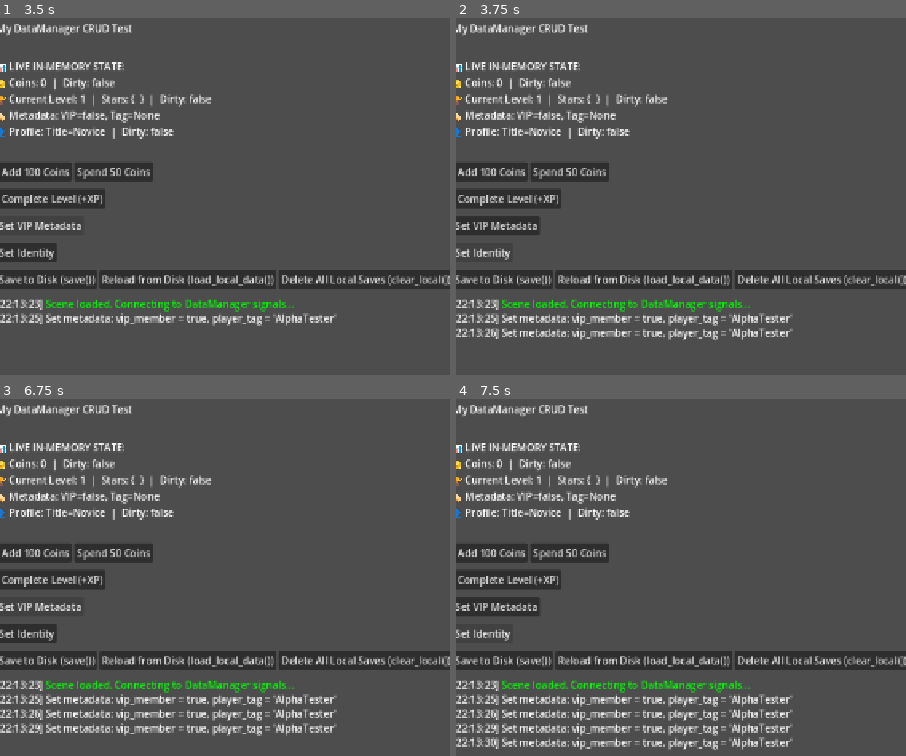
Above: before the commit, frames 1-4 (two rows, left to right).
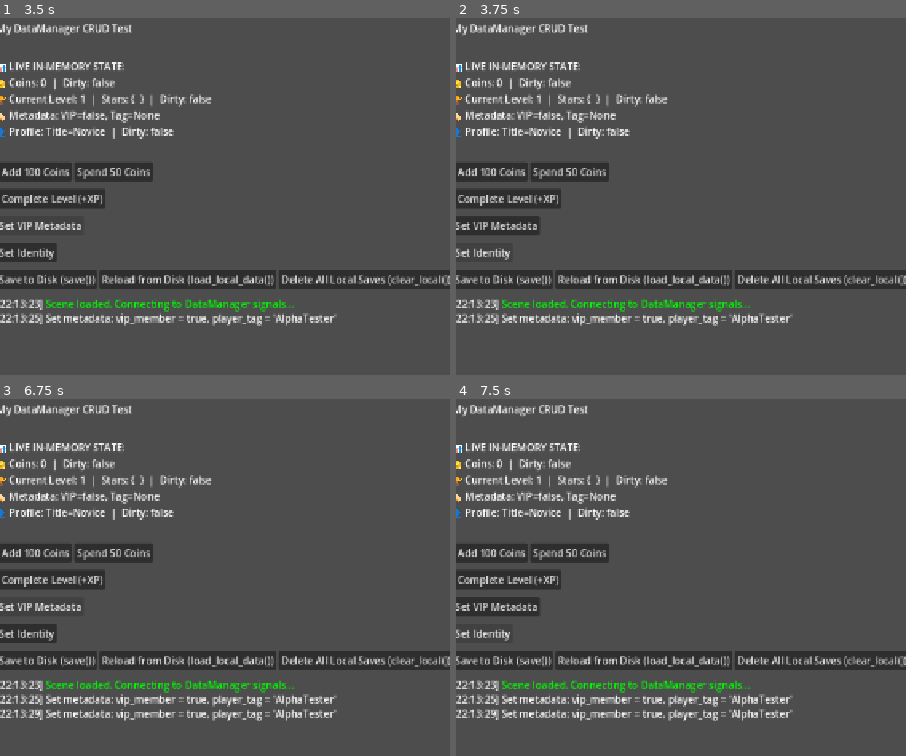
Above: after the commit, the same moments.

Repository: RohanChoudhary-Capsitech/slimey-trails
Game: Godot game, scene res://game/scenes/test/ManualTest.tscn
The game is run twice, just before and just after one commit, with the same random seed, the same clock (stepped at 60 frames per second) and the same inputs.
Inputs:
- Up to frame 1 (3.5 s): click "Add 100 Coins" at 0.5 s; click "Spend 50 Coins" at 1.25 s; click "Complete Level (+XP)" at 2 s; click "Set VIP Metadata" at 2.75 s
- Up to frame 2 (3.75 s): click "Set Identity" at 3.5 s
- Up to frame 3 (6.75 s): click "Add 100 Coins" at 4.25 s; click "Spend 50 Coins" at 5 s; click "Complete Level (+XP)" at 5.75 s; click "Set VIP Metadata" at 6.5 s
- Up to frame 4 (7.5 s): click "Set Identity" at 7.25 s

Frame 1 is identical in both runs. In frame 2, 1.0% of the frame differs, in the area x 0-75%, y 86-91%; in frame 3, 1.1%; in frame 4, 2.1%, in the area x 0-75%, y 87-99%.

Commit message:
boot scene fix

Diff:
--- a/game/scenes/boot/BootScene.gd
+++ b/game/scenes/boot/BootScene.gd
@@ -4,45 +4,22 @@
 ## BootScene — Entry point bootstrap scene
 ## Wires up UnifiedBootstrapper for DataManager, initializes managers, and transitions to Home.
 
-@export var next_scene_path: String = "res://game/scenes/Home/Home.tscn"
+@export var next_scene_path: String = "res://game/levels/level_1.tscn"
 
 func _ready() -> void:
-	Logger.info("Bootstrap sequence started...")
-
-	# 1. Initialize core managers (plain Nodes registering with ServiceLocator)
-	_init_managers()
-
-	# 2. Initialize DataManager UnifiedBootstrapper
+	GameService.logger.info("Bootstrap sequence started...")
 	_init_datamanager()
-
-	# 3. Transition to initial game scene / Home
 	_transition_to_game()
-
-func _init_managers() -> void:
-	# Ensure all core managers exist in the scene tree and register with ServiceLocator
-	_ensure_manager(&"GameManager", GameManager)
-	_ensure_manager(&"AudioManager", AudioManager)
-	_ensure_manager(&"HapticsManager", HapticsManager)
-	_ensure_manager(&"SaveManager", SaveManager)
-	_ensure_manager(&"SceneManager", SceneManager)
-	_ensure_manager(&"UIManager", UIManager)
-	_ensure_manager(&"NetworkManager", NetworkManager)
-
-func _ensure_manager(service_name: StringName, script_type: Variant) -> void:
-	if not ServiceLocator.has_service(service_name):
-		var mgr = script_type.new()
-		mgr.name = String(service_name)
-		add_child(mgr)
 
 func _init_datamanager() -> void:
 	var bootstrapper := UnifiedBootstrapper.new()
 	bootstrapper.name = "UnifiedBootstrapper"
 	add_child(bootstrapper)
-	Logger.info("UnifiedBootstrapper initialized")
+	GameService.logger.info("UnifiedBootstrapper initialized")
 
 func _transition_to_game() -> void:
-	var scene_mgr = ServiceLocator.get_service(&"SceneManager") as SceneManager
-	if scene_mgr and ResourceLoader.exists(next_scene_path):
-		scene_mgr.change_scene(next_scene_path)
-	else:
-		Logger.info("Bootstrap complete. Ready for gameplay scenes.")
+	if not ResourceLoader.exists(next_scene_path):
+		GameService.logger.error("Scene does not exist: " + next_scene_path)
+		return
+
+	GameService.scene.go_to(next_scene_path)
--- a/game/scenes/test/ManualTest.gd
+++ b/game/scenes/test/ManualTest.gd
@@ -146,7 +146,7 @@
 func _log_warn(message: String) -> void:
 	var gs = get_node_or_null("/root/GameService")
 	if gs and gs.logger:
-		gs.logger.warning(message)
+		gs.logger.warn(message)
 
 # ── Scene Button Aliases ──────────────────────────────────────────────────────
 
--- a/game/scenes/test/ManualTest.tscn
+++ b/game/scenes/test/ManualTest.tscn
@@ -88,7 +88,6 @@
 [connection signal="pressed" from="VBoxContainer/HBoxProgression/BtnCompleteLevel" to="." method="_on_btn_complete_level_pressed"]
 [connection signal="pressed" from="VBoxContainer/HBoxMetadata/BtnSetMeta" to="." method="_on_btn_set_meta_pressed"]
 [connection signal="pressed" from="VBoxContainer/HBoxIdentity/BtnSetWhat" to="." method="_on_what_pressed"]
-[connection signal="pressed" from="VBoxContainer/HBoxIdentity/BtnSetWhat" to="." method="_on_btn_set_meta_pressed"]
 [connection signal="pressed" from="VBoxContainer/HBoxPersistence/BtnSave" to="." method="_on_btn_save_pressed"]
 [connection signal="pressed" from="VBoxContainer/HBoxPersistence/BtnReload" to="." method="_on_btn_reload_pressed"]
 [connection signal="pressed" from="VBoxContainer/HBoxPersistence/BtnClear" to="." method="_on_btn_clear_pressed"]
--- a/game/scripts/managers/SaveManager.gd
+++ b/game/scripts/managers/SaveManager.gd
@@ -199,7 +199,7 @@
 	if tree and tree.root:
 		var gs = tree.root.get_node_or_null("GameService")
 		if gs and gs.logger:
-			gs.logger.warning(msg)
+			gs.logger.warn(msg)
 
 func _log_error(msg: String) -> void:
 	var tree = Engine.get_main_loop() as SceneTree
